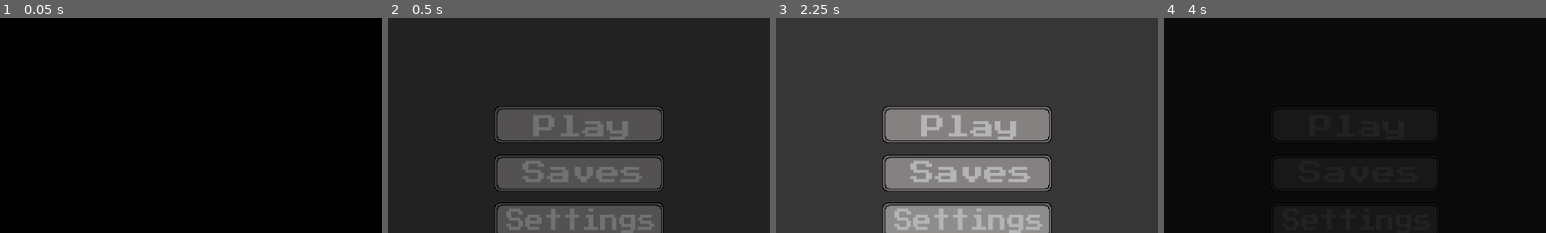
Above: before the commit, frames 1-4 (left to right).
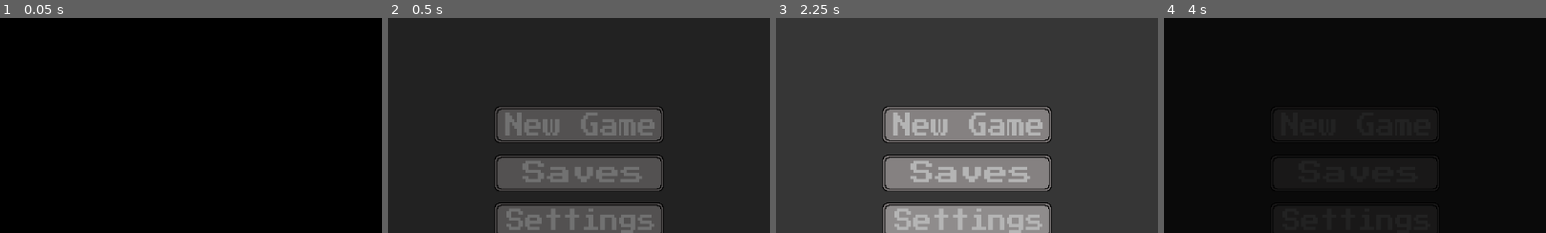
Above: after the commit, the same moments.

Repository: TalesMarc/AngelaCultoRepository
Game: Godot game, scene res://cenas/IntroVideo.tscn
Same seed, same stepped clock (60 frames per second), same inputs: the game is played once before the commit and once after it. Video files are missing from this copy of the repository; at most half a second of black plays in their place. Sound files missing from this copy of the repository are replaced by a short silence.
Inputs:
- Up to frame 1 (0.05 s): no input
- Up to frame 2 (0.5 s): no input
- Up to frame 3 (2.25 s): click "Saves" at 0.5 s; click "Back" at 1.25 s; click "Settings" at 2 s
- Up to frame 4 (4 s): click "Idiom" at 2.75 s; click "Back" at 3.5 s
The pictures show only the part of the screen within x 25-75%, y 34-84%; the shares and areas given below are measured in that part.

Frame 1 is identical in both runs. In frame 2, 1.7% of the frame differs, in the area x 30-70%, y 44-57%; in frame 3, 2.0%; in frame 4, less than 0.1%.

Commit message:
Atualização manual - 2025-05-23 16:14:24

Diff:
--- a/cenas/inicio_menu.tscn
+++ b/cenas/inicio_menu.tscn
@@ -62,12 +62,13 @@
 
 [node name="Label" type="Label" parent="play_button"]
 layout_mode = 0
-offset_left = 156.757
-offset_top = 35.1351
-offset_right = 556.757
-offset_bottom = 172.135
+offset_left = 43.2432
+offset_top = 24.3243
+offset_right = 843.243
+offset_bottom = 161.324
+scale = Vector2(0.773791, 1.09952)
 theme_override_font_sizes/font_size = 100
-text = "Play"
+text = "New Game"
 
 [node name="saves_button" type="TextureButton" parent="." groups=["SomBotoes"]]
 offset_left = 450.0
